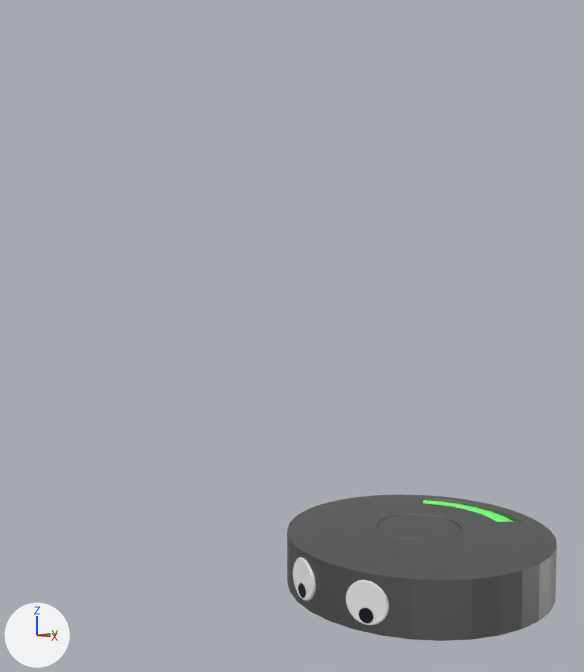
Renders of the Blender file Assets/Blender Raw/Char1.blend from each side of a commit.
The view is the same before and after, from a 50 mm camera at (3.6, -4.93, 2.47) aimed at (-0.17, -1.19, 2.06). The lights are fixed; the arrows at lower left show +X, +Y and +Z.

Script lines for the objects in view, before the commit:
```python
me_cube_001 = bpy.data.meshes.new('Cube.001')
me_cube_001.from_pydata(...)  # 416 vertices, 394 faces; spans x -2.0..2.0, y -24.7..3.0, z -1.2..23.9
me_cylinder = bpy.data.meshes.new('Cylinder')
me_cylinder.from_pydata(...)  # 681 vertices, 731 faces; spans x -1.0..1.0, y -1.0..1.0, z -0.22..0.22
# faces by material slot: [659, 72]
me_cylinder.materials.append(mat_body)  # grey #848484
me_cylinder.materials.append(mat_charge_indicator)  # green #8ce787
me_cylinder_004 = bpy.data.meshes.new('Cylinder.004')
me_cylinder_004.from_pydata(...)  # 320 vertices, 200 faces; spans x -2.89..2.88, y -1.0..1.0, z -7.99..0.57
# faces by material slot: [132, 68]
me_cylinder_004.materials.append(None)
me_cylinder_004.materials.append(mat_material_002)  # black #00021b
ob_arm = bpy.data.objects.new('ARM', me_cube_001)
ob_arm.location = (0.0, 0.0, 0.693)
ob_arm.scale = (0.125, 0.125, 0.125)
ob_arm.hide_set(True)
ob_body = bpy.data.objects.new('Body', me_cylinder)
ob_body.location = (0.0, 0.0, 0.327)
ob_eyes = bpy.data.objects.new('Eyes', me_cylinder_004)
ob_eyes.location = (0.0, -1.0, 0.32)
ob_eyes.rotation_euler = (1.571, 0.0, 0.0)  # degrees (90, 0, 0)
ob_eyes.scale = (0.15, 0.15, 0.015)
```
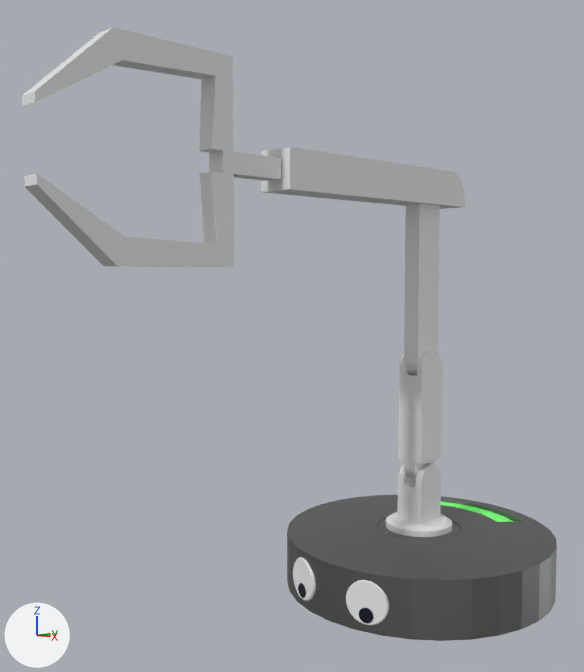
Patch to the scene script:
```diff
--- a/Assets/Blender Raw/Char1.blend.py
+++ b/Assets/Blender Raw/Char1.blend.py
@@ ob_arm @@
 ob_arm.scale = (0.125, 0.125, 0.125)
-ob_arm.hide_set(True)
```

Location of each change, (x1, y1, x2, y2) in pixels of the pictures (584 x 672 px):
'ARM', shown
    after: (22, 27, 466, 537)
